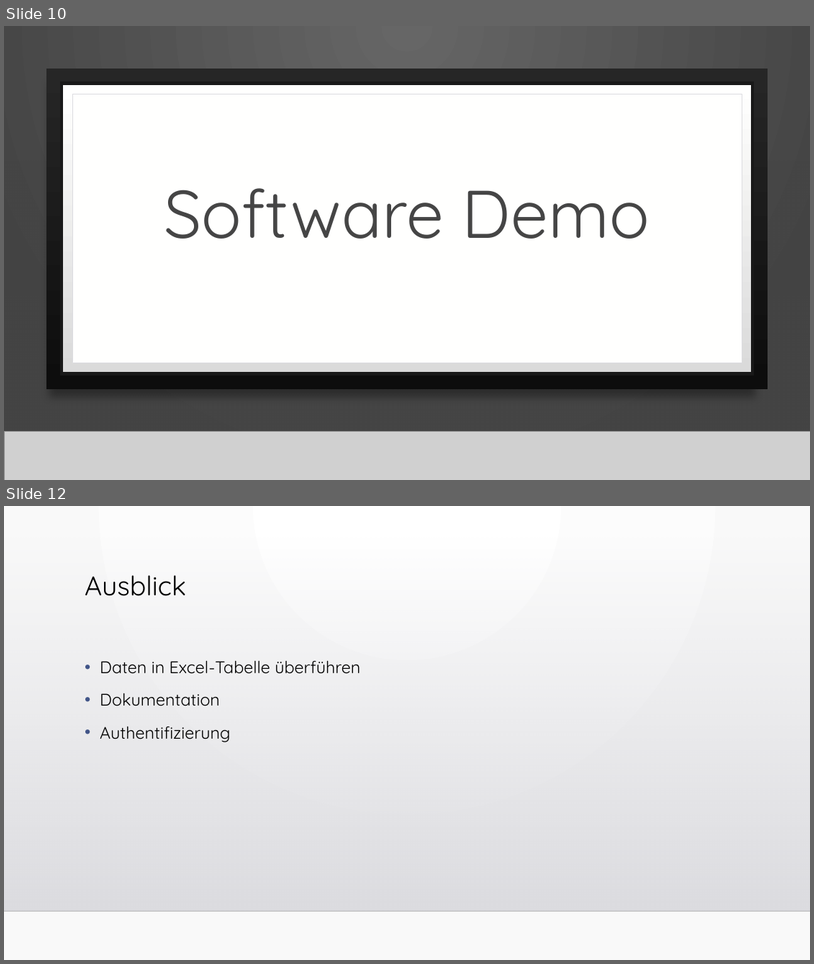
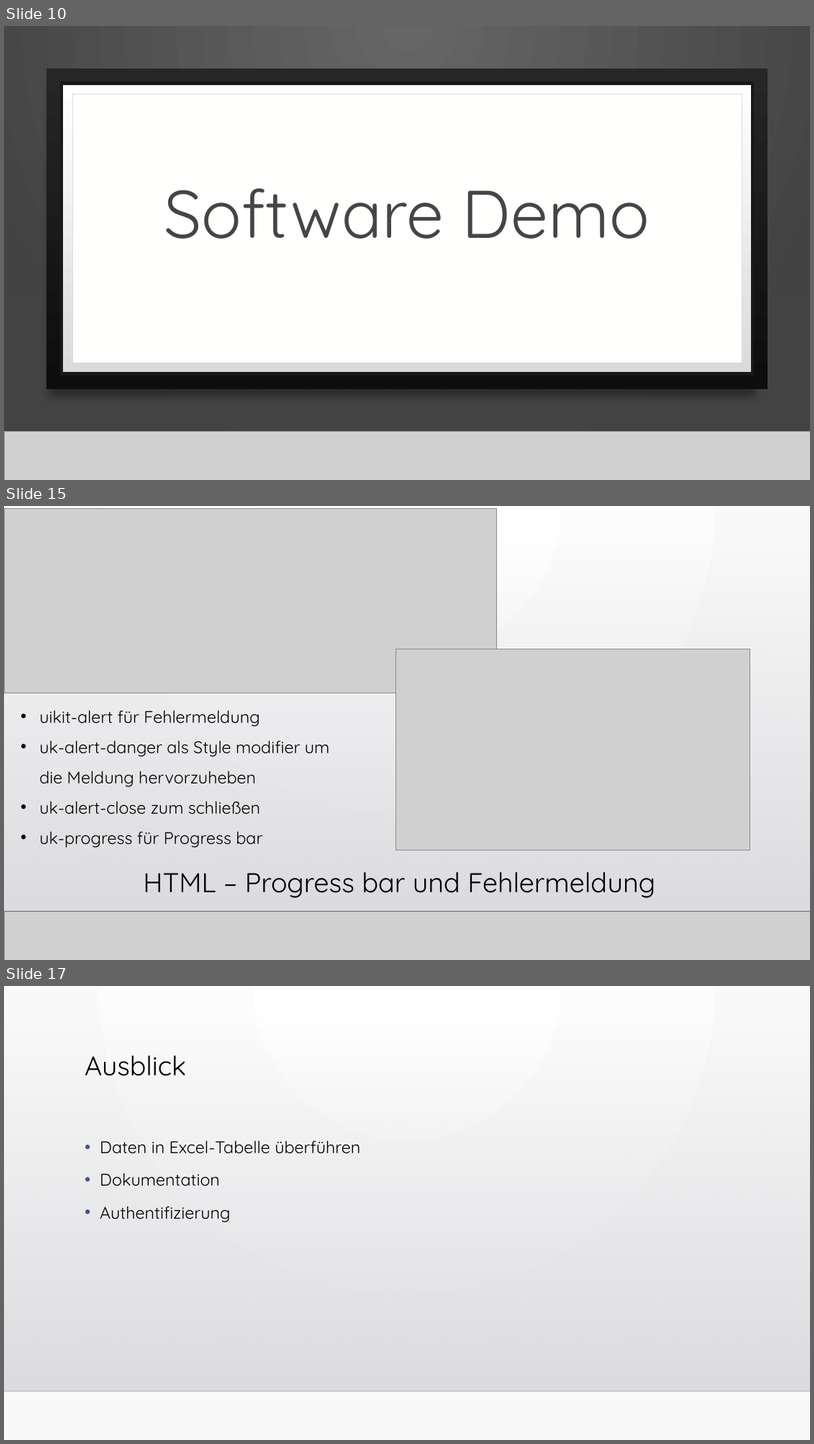
Before and after one commit to WebEngineering18/Pr-sentation, a slide deck: Fragebogen zum Status der Bauqualität.pptx. Shown one above the other, each under a label of ours: slides 10 and 12 before the commit, slides 10, 15 and 17 after it; the slides between them are not shown. The pictures are 814x964 and 814x1444 pixels, drawn with LibreOffice and Linux fonts; fonts in the diff are those of the drawing; grey boxes stand for pictures; background and template pictures are left out. Boxes give left, top, right and bottom in pixels: in the first picture for what was removed or moved away, otherwise in the second. Text is boxed around its words. In the diff, an @@ line names an element or a change of style, - is before the commit and + after.

```diff
--- a/Fragebogen zum Status der Bauqualität.pptx
+++ b/Fragebogen zum Status der Bauqualität.pptx
@@ slide 15 added at (4,506,810,960), background gradient #FFFFFF to #FAFAFA; not listed: 2 template elements that a slide beside it also shows @@
@@ rectangle added at (4,506,810,960), fill gradient #FFFFFF to #FAFAFA @@
@@ picture added at (4,509,497,693) @@
@@ rectangle added at (4,537,810,911), fill gradient #DCDCE0 to #DEDEE2 @@
@@ rectangle added at (4,537,810,911), fill gradient #DCDCE0 to #DEDEE2 @@
@@ picture added at (78,548,714,559) @@
@@ picture added at (396,649,751,849) @@
@@ text added at (39,710,330,847), 20 pt, text #000000 @@
+• uikit-alert für Fehlermeldung
+• uk-alert-danger als Style modifier um die Meldung hervorzuheben
+• uk-alert-close zum schließen
+• uk-progress für Progress bar
@@ title added at (143,872,656,898), 32.4 pt, text #000000 @@
+HTML – Progress bar und Fehlermeldung
@@ line added from (4, 911) to (810, 911), #000001 1 pt @@
@@ picture added at (4,911,810,960) @@
@@ line added from (4, 911) to (810, 911), #000001 1 pt @@
@@ what was slide 12 is now slide 17 @@
```
Also in this commit, not shown: 2 slides changed, 4 other slides added, 4 other files.
